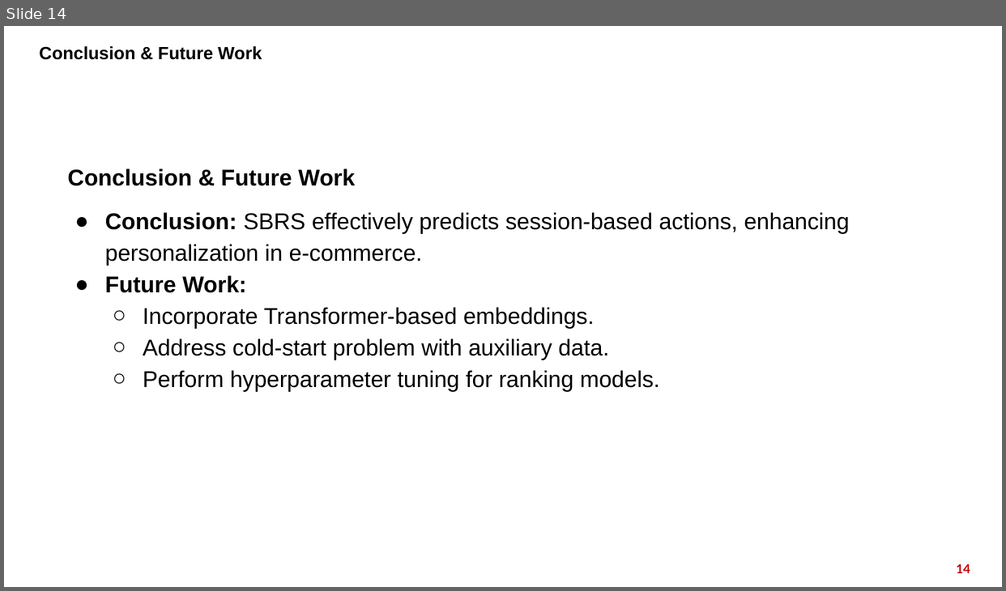
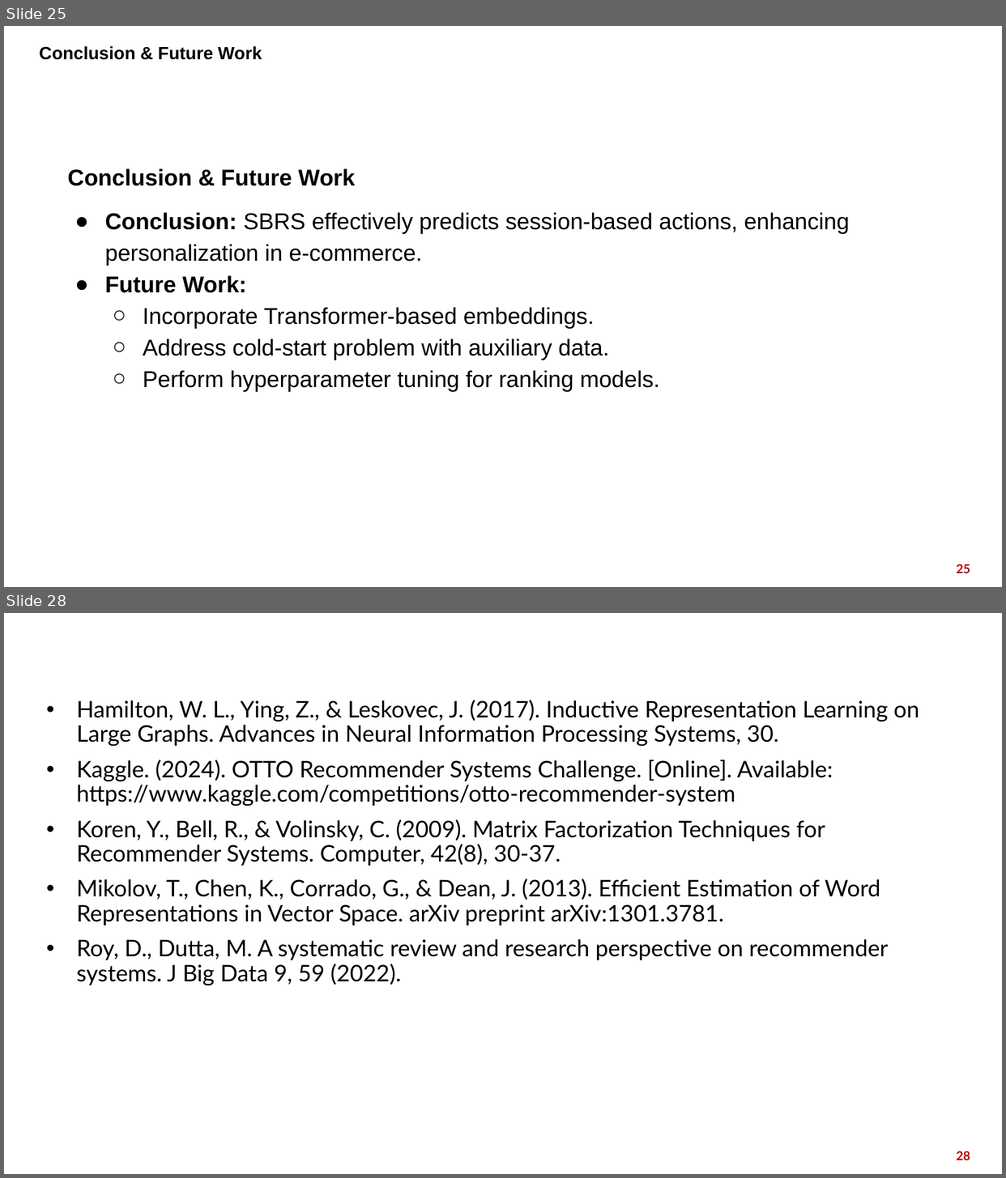
Before and after one commit to DoanNgocCuong/BasicTasksLearning_RecommenderSystem, a slide deck: report_slide/OTTO_WebMining.pptx. Shown one above the other, each under a label of ours: slide 14 before the commit, slides 25 and 28 after it; the slides between them are not shown. The pictures are 1006x591 and 1006x1178 pixels, drawn with LibreOffice and Linux fonts; fonts in the diff are those of the drawing; background and template pictures are left out. Boxes give left, top, right and bottom in pixels: in the first picture for what was removed or moved away, otherwise in the second. Text is boxed around its words. In the diff, an @@ line names an element or a change of style, - is before the commit and + after.

```diff
--- a/report_slide/OTTO_WebMining.pptx
+++ b/report_slide/OTTO_WebMining.pptx
@@ slide 28 added at box(4, 613, 1002, 1174), background picture (left out) @@
@@ title added at box(32, 622, 974, 658), 28 pt, text #FFFFFF, bold @@
+REFERENCES
@@ text added at box(77, 700, 919, 986), 22 pt, text #000000 @@
+• Hamilton, W. L., Ying, Z., & Leskovec, J. (2017). Inductive Representation Learning on Large Graphs. Advances in Neural Information Processing Systems, 30.
+• Kaggle. (2024). OTTO Recommender Systems Challenge. [Online]. Available: https://www.kaggle.com/competitions/otto-recommender-system
+• Koren, Y., Bell, R., & Volinsky, C. (2009). Matrix Factorization Techniques for Recommender Systems. Computer, 42(8), 30-37.
+• Mikolov, T., Chen, K., Corrado, G., & Dean, J. (2013). Efficient Estimation of Word Representations in Vector Space. arXiv preprint arXiv:1301.3781.
+• Roy, D., Dutta, M. A systematic review and research perspective on recommender systems. J Big Data 9, 59 (2022).
@@ page number added at box(956, 1151, 970, 1161), 12 pt, text #C00000, bold @@
+28
@@ what was slide 14 is now slide 25 @@
@@ page number at box(956, 564, 970, 574): text changed @@
-14
+25
```
Also in this commit, not shown: 4 slides changed, 16 other slides added, 6 slides removed, 1 other file.
